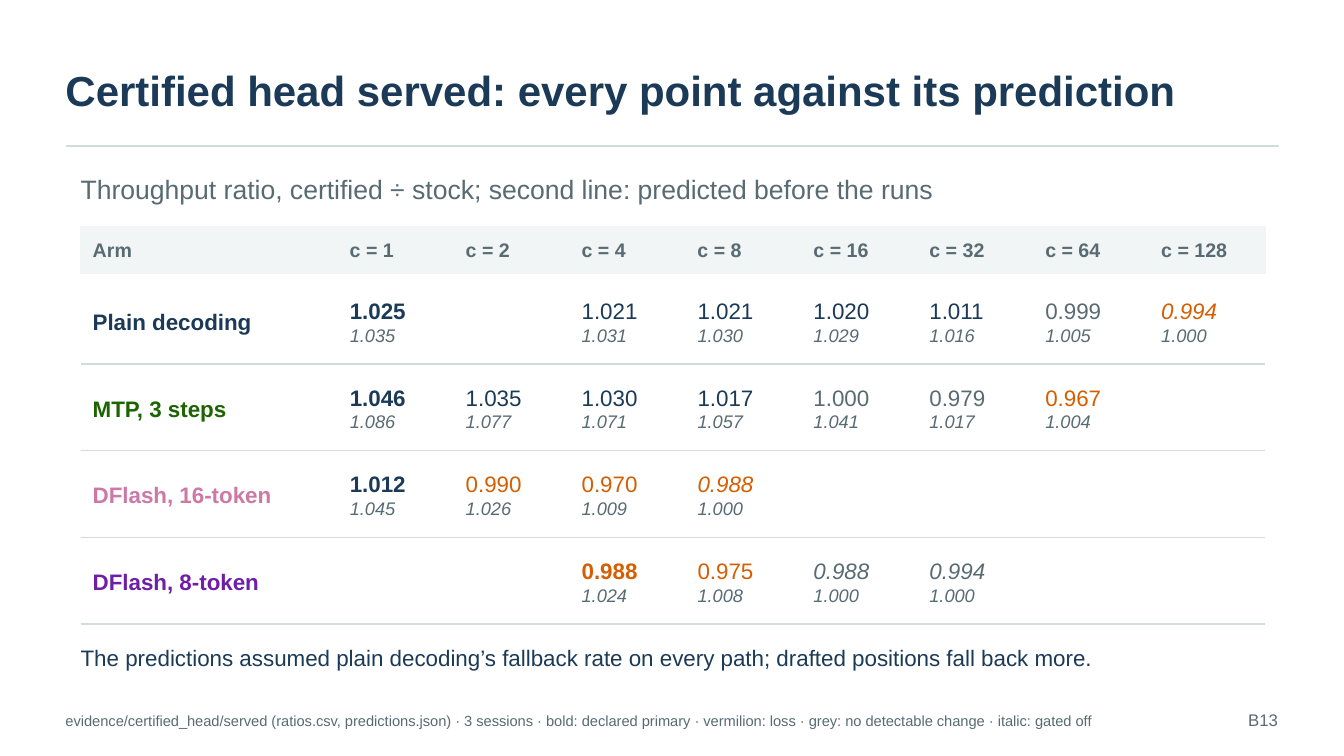
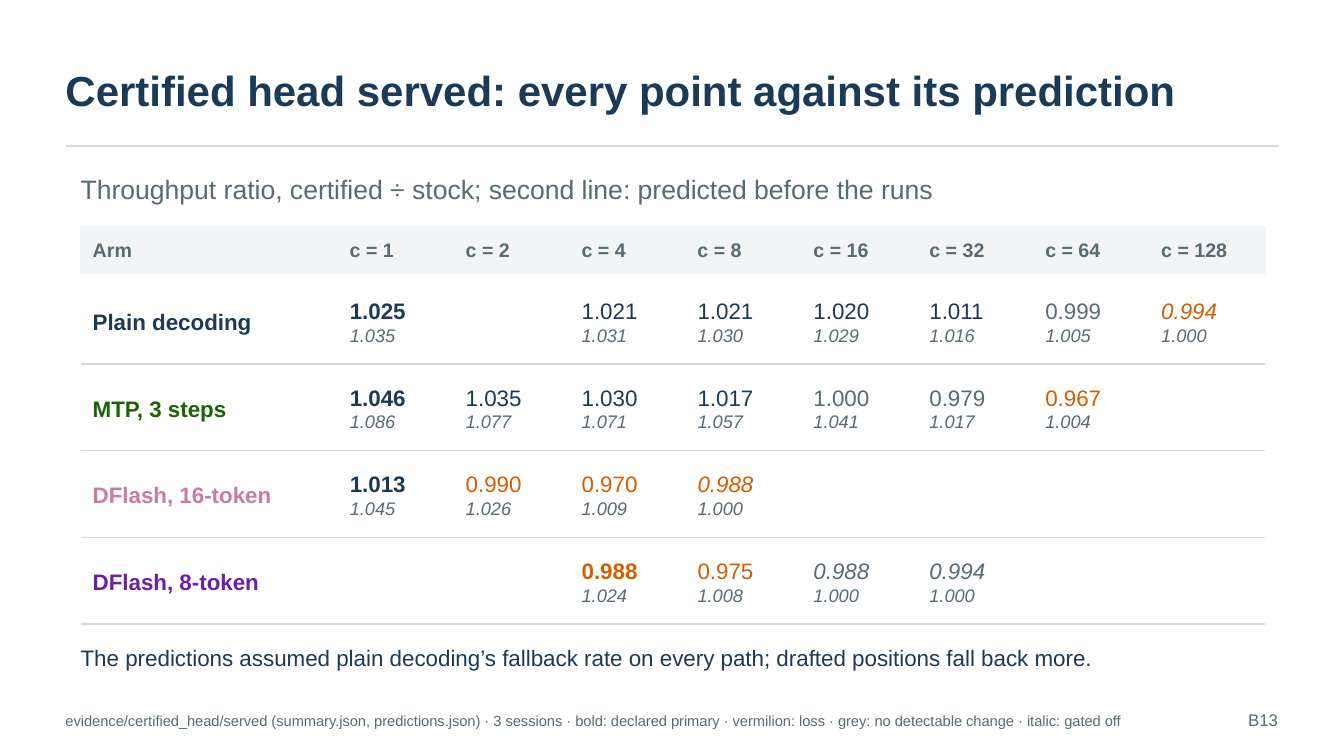
Before and after one commit to SamMausberg/verified-progress, a slide deck: slide 30 of presentation/verifier_paper_talk.pptx. Drawn at 1344x756 pixels with LibreOffice and Linux fonts; fonts in the diff are those of the drawing. Boxes give left, top, right and bottom in pixels: in the first picture for what was removed or moved away, otherwise in the second. Text is boxed around its words. In the diff, an @@ line names an element or a change of style, - is before the commit and + after.

```diff
--- a/presentation/verifier_paper_talk.pptx
+++ b/presentation/verifier_paper_talk.pptx
@@ text at (350,476,406,493): text changed @@
-1.012
+1.013
@@ text at (65,715,1121,729): text changed @@
-evidence/certified_head/served (ratios.csv, predictions.json) · 3 sessions · bold: declared primary · vermilion: loss · grey: no detectable change · italic: gated off
+evidence/certified_head/served (summary.json, predictions.json) · 3 sessions · bold: declared primary · vermilion: loss · grey: no detectable change · italic: gated off
```
Also in this commit, not shown: 16 other slides changed, 2 other files.
